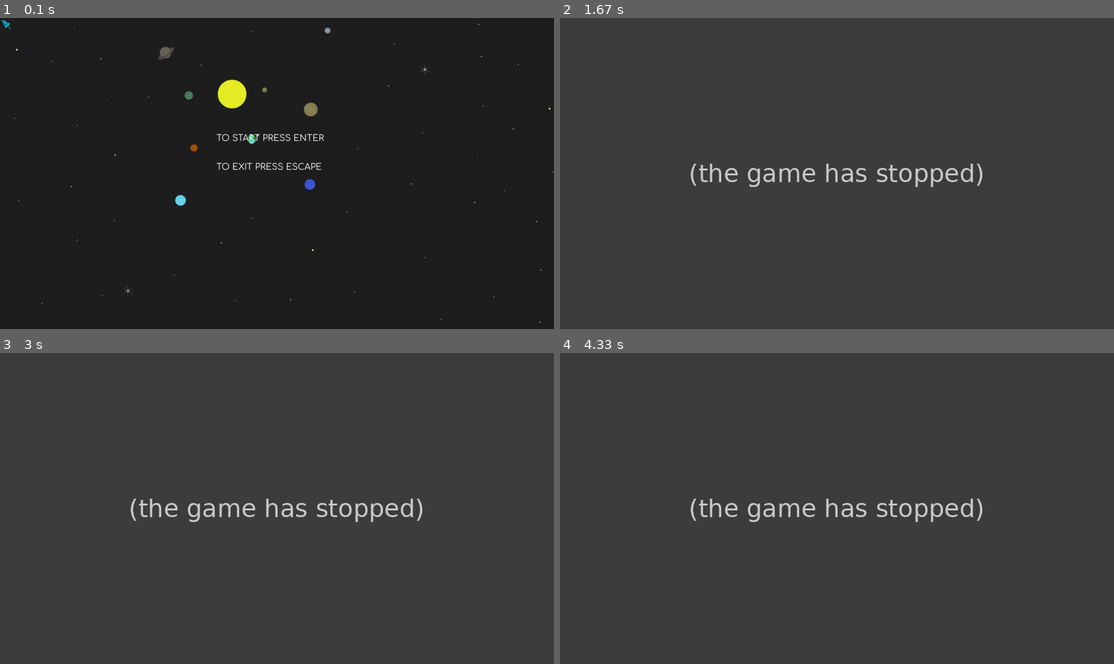
Above: before the commit, frames 1-4 (two rows, left to right).
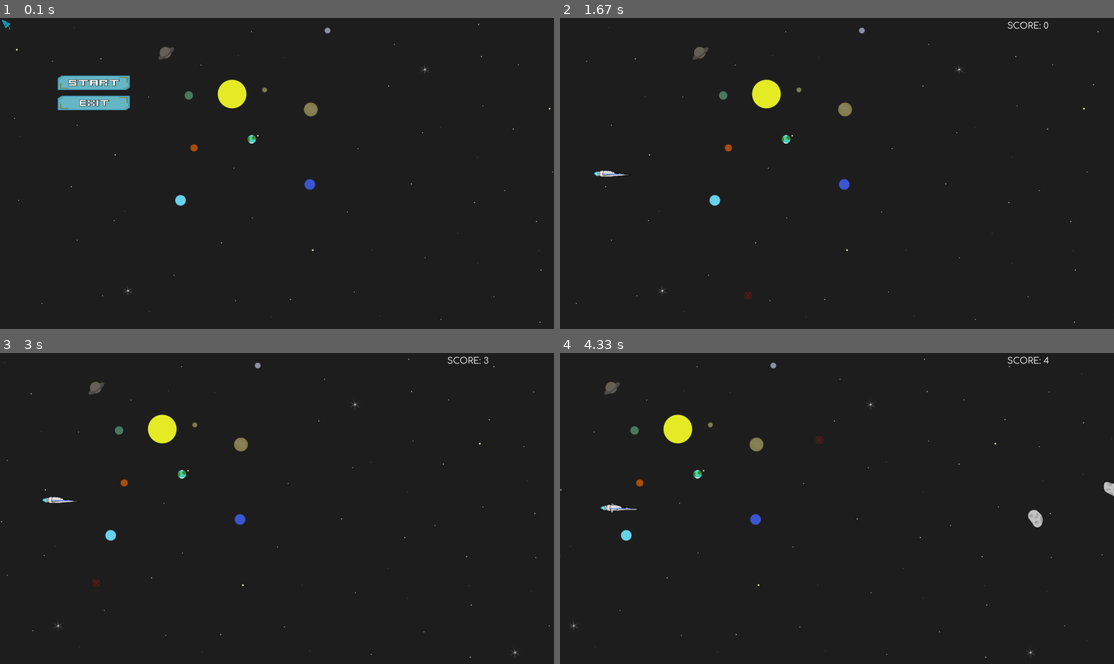
Above: after the commit, the same moments.

Repository: pro-stak666/pygame_project
Game: pygame game, started from main.py
Same seed, same stepped clock (60 frames per second), same inputs: the game is played once before the commit and once after it.
Inputs (mouse positions are in pixels of both pictures, inside the frame that each line leads up to):
- Up to frame 1 (0.1 s): no input
- Up to frame 2 (1.67 s): press the mouse at (654, 83) at 0.37 s; move the mouse to (809, 123) at 0.47 s; release the mouse at (964, 167) at 0.6 s; hold Esc 0.67-1.13 s; hold D 0.67-1.13 s; move the mouse to (814, 89) at 0.7 s; tap Enter at 1.17 s; hold D from 1.5 s (still down); move the mouse to (742, 291) at 1.53 s
- Up to frame 3 (3 s): release D at 1.97 s; hold W 2-2.3 s; move the mouse to (304, 415) at 2.03 s; press the mouse at (94, 418) at 2.37 s; move the mouse to (199, 427) at 2.47 s; release the mouse at (304, 436) at 2.6 s; press the mouse at (548, 598) at 2.7 s; move the mouse to (321, 586) at 2.8 s; release the mouse at (88, 580) at 2.93 s
- Up to frame 4 (4.33 s): hold D 3-3.47 s; click (814, 433) at 3.08 s; hold A 3.5-4.03 s; hold S from 4.07 s (still down)

The runs differ from the first frame. In frame 1, 1.6% of the frame differs, in the area x 10-59%, y 18-49%; in frame 2, 100%, in the area x 0-100%, y 0-100%; in frame 3, 100%; in frame 4, 100%.
Before the commit the program exited at 0.67 s; later frames show no game.

Commit message:
"yoo, i added buttons (start, exit) in menu"

Diff:
--- /dev/null
+++ b/data/score.txt
@@ -0,0 +1 @@
+max_score = 231
--- a/main.py
+++ b/main.py
@@ -1,6 +1,30 @@
 import pygame as pg
 from os import path
 from random import random, choice, randrange
+
+
+class Button(pg.sprite.Sprite):
+    def __init__(self, x, y, active_image, inactive_image, action=None):
+        super(Button, self).__init__()
+        self.images = [load_image(inactive_image), load_image(active_image)]
+        self.image = self.images[0]
+        self.rect = self.image.get_rect()
+        self.x, self.y = x, y
+        self.rect.x, self.rect.y = x, y
+        self.action = action
+
+    def draw(self):
+        mouse = pg.mouse.get_pos()
+        click = pg.mouse.get_pressed()
+        if self.x < mouse[0] < self.x + self.rect.width and self.y < mouse[1] < self.y + self.rect.height:
+            screen.blit(self.images[0], (self.x, self.y))
+
+            if click[0] == 1 and self.action is not None:
+                pass  # звук нажатия
+                self.action()
+                clock.tick(10)
+        else:
+            screen.blit(self.images[1], (self.x, self.y))
 
 
 class Asteroid(pg.sprite.Sprite):
@@ -140,6 +164,10 @@
     global x_bkgd, rel_x_bkgd
     is_menu = True
     cursor.image = load_image("cursor_menu.png")
+
+    but_start = Button(200, 200, 'start_but_0.png', 'start_but_1.png', start_game)
+    but_exit = Button(200, 270, 'exit_but_0.png', 'exit_but_1.png', lambda: quit())
+
     while is_menu:
         for event in pg.event.get():
             if event.type == pg.QUIT:
@@ -150,13 +178,6 @@
                 cursor.image.set_alpha(255)
             else:
                 cursor.image.set_alpha(0)
-            if event.type == pg.KEYDOWN:
-                if event.key == pg.K_RETURN:
-                    asteroids.empty()
-                    cursor.image = load_image("cursor.png")
-                    start_game()
-                if event.key == pg.K_ESCAPE:
-                    quit()
 
         screen.fill('black')
 
@@ -168,8 +189,8 @@
         x_bkgd -= 0
         # отрисовка фона
 
-        print_text("TO START PRESS ENTER", 750, 400)
-        print_text("TO EXIT PRESS ESCAPE", 750, 500)
+        but_start.draw()
+        but_exit.draw()
 
         all_sprites.draw(screen)
         pg.display.flip()
@@ -233,6 +254,9 @@
     PLAYER.rect.x = 100
     PLAYER.rect.y = HEIGHT // 2 - PLAYER.rect.height // 2
 
+    asteroids.empty()
+    cursor.image = load_image("cursor.png")
+
     SCORE = 0
 
     running = True
@@ -265,7 +289,7 @@
         screen.blit(background, (rel_x_bkgd - background.get_rect().width, 0))
         if rel_x_bkgd < WIDTH:
             screen.blit(background, (rel_x_bkgd, 0))
-        x_bkgd -= 1
+        x_bkgd -= 1.15
         # отрисовка фона
 
         for i in asteroids:
Binary file added: data/exit_but_0.png
Binary file added: data/exit_but_1.png
Binary file added: data/start_but_0.png
Binary file added: data/start_but_1.png
